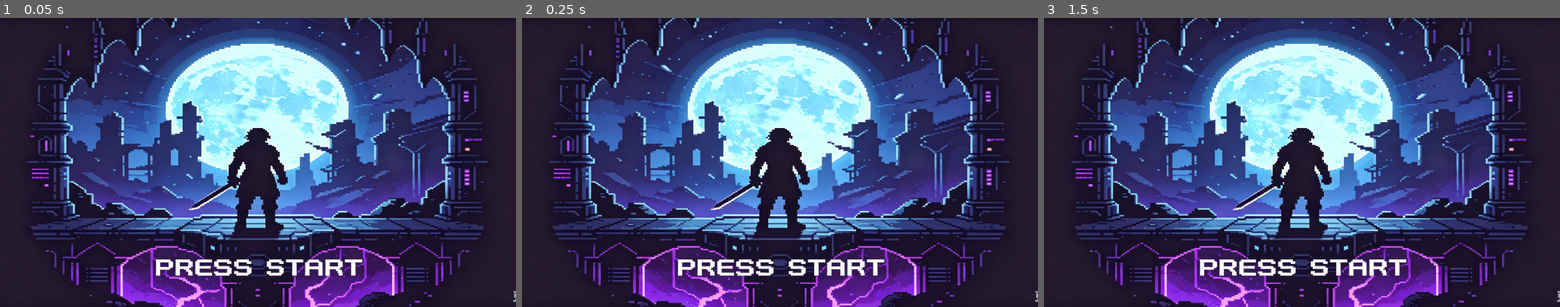
Above: before the commit, frames 1-3 (left to right).
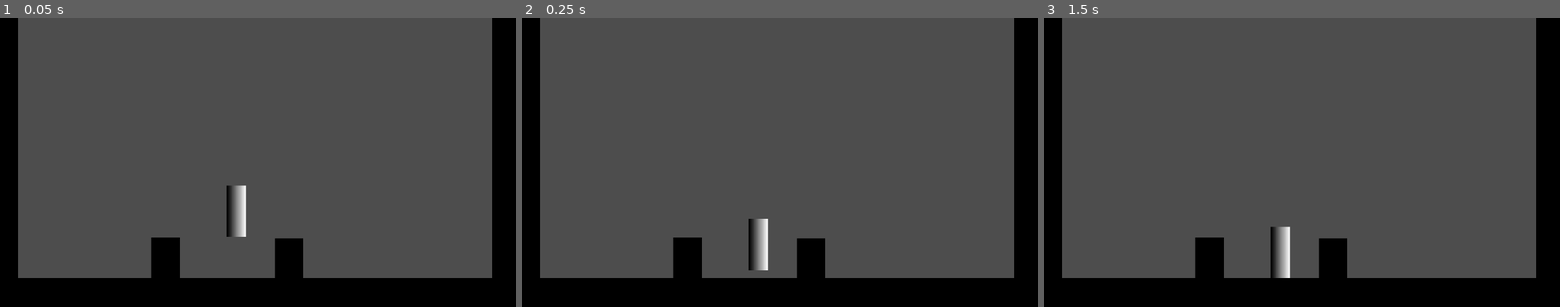
Above: after the commit, the same moments.

Repository: qwwqwqwqwqw/Metroidvania1
Game: Godot game, scene res://playground.tscn
The game is run twice, just before and just after one commit, with the same random seed, the same clock (stepped at 60 frames per second) and the same inputs.
Inputs:
- Up to frame 1 (0.05 s): no input
- Up to frame 2 (0.25 s): no input
- Up to frame 3 (1.5 s): hold D (right) 0.53-1.28 s; tap Enter at 1.25 s; hold S (down) from 1.28 s (still down)

The runs differ from the first frame. In frame 1, 100% of the frame differs, in the area x 0-100%, y 0-100%; in frame 2, 100%; in frame 3, 100%.

Commit message:
状态机初始

Diff:
--- a/playground.tscn
+++ b/playground.tscn
@@ -1,10 +1,73 @@
 [gd_scene format=3 uid="uid://bek35bmoas0vr"]
 
-[ext_resource type="Texture2D" uid="uid://kgrsxcprrcg6" path="res://游戏加载画面.png" id="1_rupst"]
+[ext_resource type="PackedScene" uid="uid://bjtqsoalxyjih" path="res://玩家/player.tscn" id="1_rupst"]
 
-[node name="Node2D" type="Node2D" unique_id=1085461763]
+[sub_resource type="Gradient" id="Gradient_edjgo"]
+colors = PackedColorArray(0, 0, 0, 1, 0, 0, 0, 1)
 
-[node name="游戏加载画面" type="Sprite2D" parent="." unique_id=575844372]
-position = Vector2(240.50005, 135)
-scale = Vector2(0.21172751, 0.17022038)
-texture = ExtResource("1_rupst")
+[sub_resource type="GradientTexture2D" id="GradientTexture2D_rupst"]
+gradient = SubResource("Gradient_edjgo")
+width = 32
+height = 32
+
+[sub_resource type="RectangleShape2D" id="RectangleShape2D_wt17y"]
+size = Vector2(31.967678, 32)
+
+[node name="Playground" type="Node2D" unique_id=1085461763]
+
+[node name="Sprite2D" type="Sprite2D" parent="." unique_id=790706108]
+position = Vector2(239.00002, 259)
+scale = Vector2(15.46875, 1)
+texture = SubResource("GradientTexture2D_rupst")
+
+[node name="StaticBody2D" type="StaticBody2D" parent="Sprite2D" unique_id=632099911]
+
+[node name="CollisionShape2D" type="CollisionShape2D" parent="Sprite2D/StaticBody2D" unique_id=803215657]
+position = Vector2(0.016159058, 0)
+shape = SubResource("RectangleShape2D_wt17y")
+
+[node name="Sprite2D2" type="Sprite2D" parent="." unique_id=403286143]
+position = Vector2(4.2500076, 137.5)
+scale = Vector2(0.79687476, 8.59375)
+texture = SubResource("GradientTexture2D_rupst")
+
+[node name="StaticBody2D" type="StaticBody2D" parent="Sprite2D2" unique_id=299809400]
+
+[node name="CollisionShape2D" type="CollisionShape2D" parent="Sprite2D2/StaticBody2D" unique_id=990334328]
+shape = SubResource("RectangleShape2D_wt17y")
+
+[node name="Sprite2D3" type="Sprite2D" parent="." unique_id=1172731716]
+position = Vector2(471.00006, 135.5)
+scale = Vector2(0.82812464, 8.718751)
+texture = SubResource("GradientTexture2D_rupst")
+
+[node name="StaticBody2D" type="StaticBody2D" parent="Sprite2D3" unique_id=1234406255]
+
+[node name="CollisionShape2D" type="CollisionShape2D" parent="Sprite2D3/StaticBody2D" unique_id=1044994752]
+position = Vector2(-0.90566766, -0.05818182)
+shape = SubResource("RectangleShape2D_wt17y")
+
+[node name="Sprite2D4" type="Sprite2D" parent="." unique_id=1134811801]
+position = Vector2(269, 240.75)
+scale = Vector2(0.82812464, 2.1718755)
+texture = SubResource("GradientTexture2D_rupst")
+
+[node name="StaticBody2D" type="StaticBody2D" parent="Sprite2D4" unique_id=82388566]
+
+[node name="CollisionShape2D" type="CollisionShape2D" parent="Sprite2D4/StaticBody2D" unique_id=819728886]
+position = Vector2(-0.90566766, -0.05818182)
+shape = SubResource("RectangleShape2D_wt17y")
+
+[node name="Sprite2D5" type="Sprite2D" parent="." unique_id=63465419]
+position = Vector2(153.99998, 240)
+scale = Vector2(0.82812464, 2.1718755)
+texture = SubResource("GradientTexture2D_rupst")
+
+[node name="StaticBody2D" type="StaticBody2D" parent="Sprite2D5" unique_id=1206297002]
+
+[node name="CollisionShape2D" type="CollisionShape2D" parent="Sprite2D5/StaticBody2D" unique_id=528651684]
+position = Vector2(-0.90566766, -0.05818182)
+shape = SubResource("RectangleShape2D_wt17y")
+
+[node name="玩家" parent="." unique_id=248145941 instance=ExtResource("1_rupst")]
+position = Vector2(220, 203)
--- /dev/null
+++ b/玩家/player.tscn
@@ -0,0 +1,34 @@
+[gd_scene format=3 uid="uid://bjtqsoalxyjih"]
+
+[ext_resource type="Script" uid="uid://bc28ky2wo7olg" path="res://玩家/脚本/player.gd" id="1_lspqa"]
+[ext_resource type="Script" uid="uid://cid4o4557vmov" path="res://玩家/状态/idle.gd" id="2_n6e2d"]
+[ext_resource type="Script" uid="uid://dudcai868xxu5" path="res://玩家/状态/run.gd" id="3_x8mbe"]
+
+[sub_resource type="Gradient" id="Gradient_1bej5"]
+
+[sub_resource type="GradientTexture2D" id="GradientTexture2D_lspqa"]
+gradient = SubResource("Gradient_1bej5")
+width = 18
+height = 48
+
+[sub_resource type="RectangleShape2D" id="RectangleShape2D_lspqa"]
+size = Vector2(18, 48)
+
+[node name="玩家" type="CharacterBody2D" unique_id=248145941]
+script = ExtResource("1_lspqa")
+
+[node name="Sprite2D" type="Sprite2D" parent="." unique_id=1602917418]
+position = Vector2(0, -24)
+texture = SubResource("GradientTexture2D_lspqa")
+
+[node name="CollisionShape2D" type="CollisionShape2D" parent="." unique_id=1050082777]
+position = Vector2(0, -24)
+shape = SubResource("RectangleShape2D_lspqa")
+
+[node name="States" type="Node" parent="." unique_id=2001091204]
+
+[node name="idle" type="Node" parent="States" unique_id=1471558162]
+script = ExtResource("2_n6e2d")
+
+[node name="run" type="Node" parent="States" unique_id=388930855]
+script = ExtResource("3_x8mbe")
--- /dev/null
+++ b/玩家/状态/00_player_state.gd
@@ -0,0 +1,43 @@
+@icon("res://玩家/状态/state.svg")
+class_name PlayerState extends Node
+
+var player: Player
+var nextState: PlayerState
+
+#代码区域： 状态引用
+#包含对其他状态的引用
+#代码区域
+
+#当状态被初始化是会发生什么
+func init() -> void:
+	print("init!",name)
+	pass
+
+#当进入状态是会发生什么
+func enter()-> void:
+	print("enter!",name)
+	pass
+
+#当退出状态时会发生什么
+func exit()-> void:
+	print("exit!",name)
+	pass
+
+
+#处理输入发生的事件
+func handle_input(_envent: InputEvent)-> PlayerState:
+
+
+
+	return null
+
+
+#状态过程中发生的事
+func process(_delta: float)-> PlayerState:
+	#print("process:",name,_delta)
+	return null
+
+#每次物理过程更新时会发生的事情
+func physics_process(_delta: float)-> PlayerState:
+	#print("pp:",name)
+	return null
--- /dev/null
+++ b/玩家/状态/idle.gd
@@ -0,0 +1,34 @@
+class_name PlayerstateIdle  extends PlayerState
+
+func init() -> void:
+	print("init!idle")
+	pass
+
+#当进入状态是会发生什么
+func enter()-> void:
+	print("enter!idle")
+	pass
+
+#当退出状态时会发生什么
+func exit()-> void:
+	print("exit!idle")
+	pass
+
+
+#处理输入发生的事件
+func handle_input(_envent: InputEvent)-> PlayerState:
+	if _envent.is_action_pressed("left")||_envent.is_action_pressed("right"):
+		return $"../run"
+
+	return null
+
+
+#状态过程中发生的事
+func process(_delta: float)-> PlayerState:
+	#print("process:",name,_delta)
+	return null
+
+#每次物理过程更新时会发生的事情
+func physics_process(_delta: float)-> PlayerState:
+	#print("pp:",name)
+	return null
--- /dev/null
+++ b/玩家/状态/run.gd
@@ -0,0 +1,35 @@
+class_name PlayerstateRun  extends PlayerState
+
+func init() -> void:
+	print("init!run")
+	pass
+
+#当进入状态是会发生什么
+func enter()-> void:
+	print("enter!run")
+	pass
+
+#当退出状态时会发生什么
+func exit()-> void:
+	print("exit!run")
+	pass
+
+
+#处理输入发生的事件
+func handle_input(_envent: InputEvent)-> PlayerState:
+	if _envent.is_action_released("left")||_envent.is_action_released("right"):
+		return $"../idle"
+
+
+	return null
+
+
+#状态过程中发生的事
+func process(_delta: float)-> PlayerState:
+	#print("process:",name,_delta)
+	return null
+
+#每次物理过程更新时会发生的事情
+func physics_process(_delta: float)-> PlayerState:
+	#print("pp:",name)
+	return null
--- /dev/null
+++ b/玩家/状态/state.svg
@@ -0,0 +1,15 @@
+<svg width="16" height="16" viewBox="0 0 16 16" fill="none" xmlns="http://www.w3.org/2000/svg">
+<g clip-path="url(#clip0_3311_68)">
+<circle cx="8" cy="8" r="8" fill="#505050"/>
+<circle cx="8" cy="8" r="5" fill="#FF4A4A"/>
+<path d="M6 1V6H1L6 1Z" fill="#E5E5E5"/>
+<path d="M16 11V16H11L16 11Z" fill="#FF4A4A"/>
+<path d="M5 4L1 0H0V1L4 5L5 4Z" fill="#E5E5E5"/>
+<path d="M11 10L10 11L14 15L15 14L11 10Z" fill="#FF4A4A"/>
+</g>
+<defs>
+<clipPath id="clip0_3311_68">
+<rect width="16" height="16" fill="white"/>
+</clipPath>
+</defs>
+</svg>
--- /dev/null
+++ b/玩家/脚本/player.gd
@@ -0,0 +1,93 @@
+class_name  Player extends CharacterBody2D
+
+
+#代码区域：状态机所需要的值
+var states: Array[PlayerState]
+var currentState: PlayerState:
+	get: return states.front()
+var previousState: PlayerState:
+	get: return states[1]
+#代码区域结束
+
+#代码区域：标准变量
+var direction: Vector2=Vector2.ZERO
+var gravity: float=980
+#代码区域结束
+
+func _ready() -> void:
+
+	#初始化状态
+	init_states()
+
+	pass
+
+func _unhandled_input(event: InputEvent) -> void:
+
+	change_state(currentState.handle_input(event))
+
+	pass
+
+
+func _process(_delta: float) -> void:
+
+	change_state(currentState.process(_delta))
+
+	pass
+
+func _physics_process(_delta: float) -> void:
+
+	velocity.y+=gravity*_delta
+	move_and_slide()
+	change_state(currentState.physics_process(_delta))
+
+
+
+	pass
+
+
+func init_states()-> void:
+
+	states=[]
+	#收集所有的状态
+	for s in $States.get_children():
+		if s is PlayerState:
+			s.player=self
+			states.append(s)
+
+		pass
+	print(states)
+
+	if states.size()==0:
+		return
+
+	#初始化所有状态
+	for state in states:
+		state.init()
+
+
+
+	#设置我们的第一个状态
+	change_state(currentState)
+	currentState.enter()
+
+	pass
+
+
+func change_state(new_state: PlayerState)->void:
+	if new_state==null:
+		return
+	elif new_state==currentState:
+		return
+	if currentState:
+		currentState.exit()
+
+	states.push_front(new_state)
+	currentState.enter()
+	states.resize(3)
+
+	pass
+
+
+func update_direction()->void:
+	direction=Input.get_vector("left","right","down","up")
+	pass
Not shown, added: 玩家/状态/00_player_state.gd.uid
Not shown, added: 玩家/状态/idle.gd.uid
Not shown, added: 玩家/状态/run.gd.uid
Not shown, added: 玩家/状态/state.svg.import
Not shown, added: 玩家/脚本/player.gd.uid
